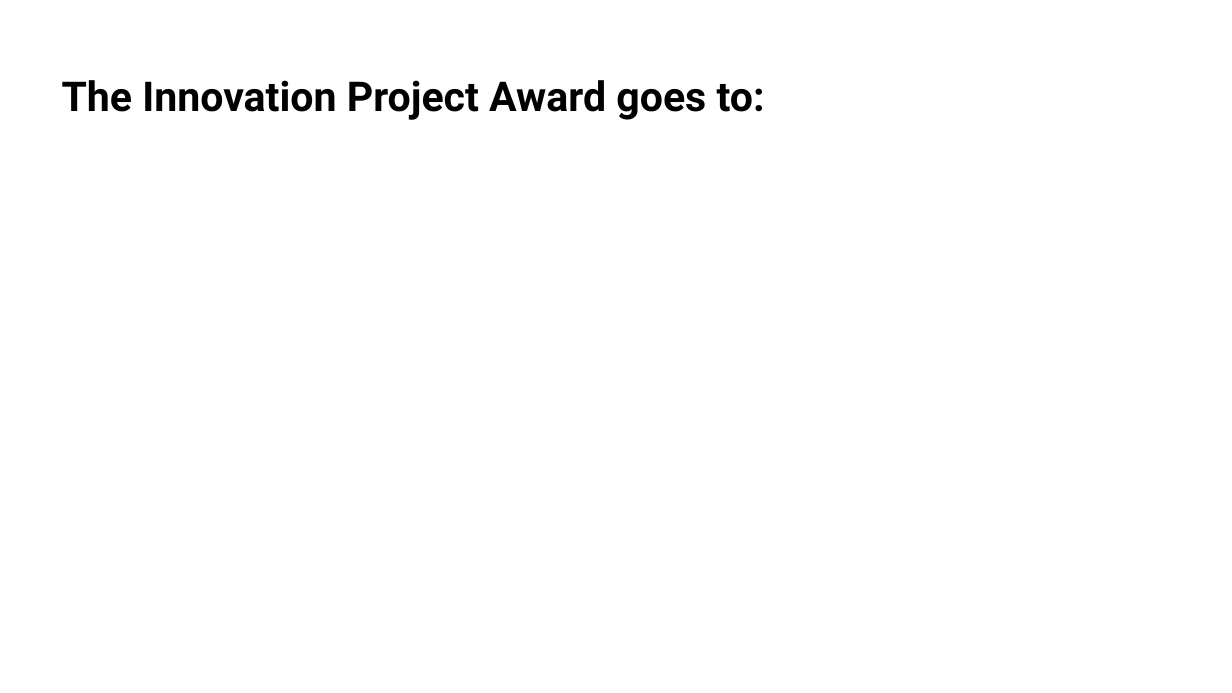
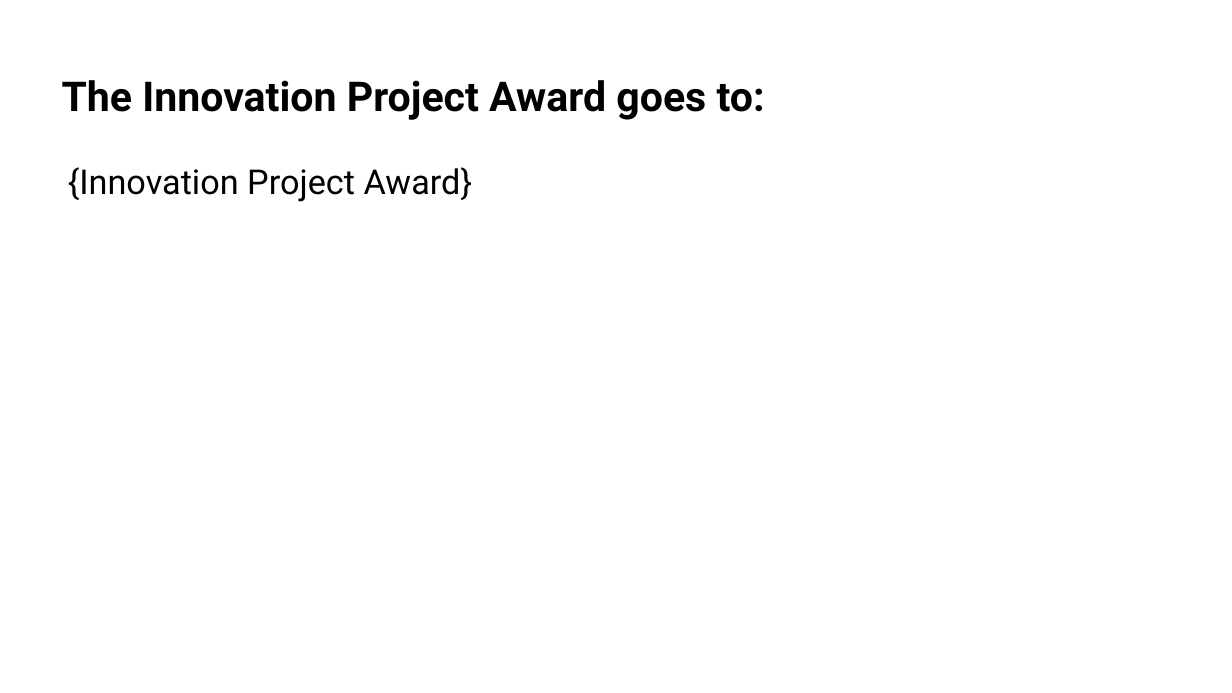
Before and after one commit to bpmerkel/FLLSlides, a slide deck: slide 18 of Api/Templates/Awards Ceremony.pptx. Drawn at 1232x693 pixels with LibreOffice and Linux fonts; fonts in the diff are those of the drawing; background and template pictures are left out. Boxes give left, top, right and bottom in pixels: in the first picture for what was removed or moved away, otherwise in the second. Text is boxed around its words. In the diff, an @@ line names an element or a change of style, - is before the commit and + after.

Commit message:
Refactor API and update project dependencies
- Added `Microsoft.Azure.Functions.Worker` and `ShapeCrawler` namespaces to `API.cs`, removed `Grpc.Core`.
- Modified `API` class to dynamically extract fields from PowerPoint files using `ShapeCrawler` and regular expressions.
- Updated `FLLSlides.Api.csproj` to include `local.settings.json` and add `ShapeCrawler` package reference.
- Modified `Awards Ceremony.pptx` file (binary changes not detailed).
- Removed `local.settings.example.json` file.
- Added `Filename` property to `TemplateDetails` class.

```diff
--- a/Api/Templates/Awards Ceremony.pptx
+++ b/Api/Templates/Awards Ceremony.pptx
@@ text added at (68,167,472,202), 20 pt, text #000000 @@
+{Innovation Project Award}
```
Also in this commit, not shown: 12 other slides changed, 4 other files.
